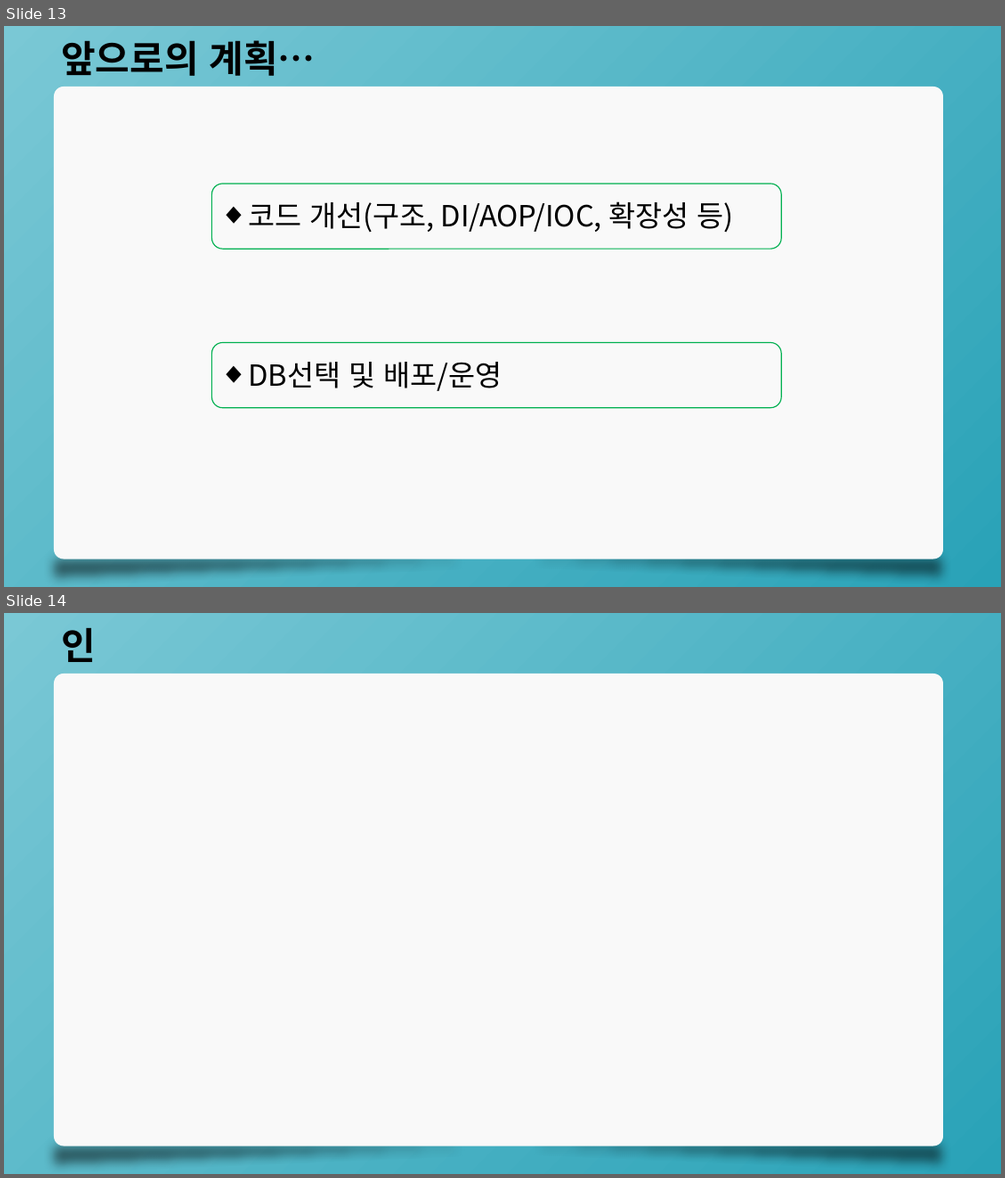
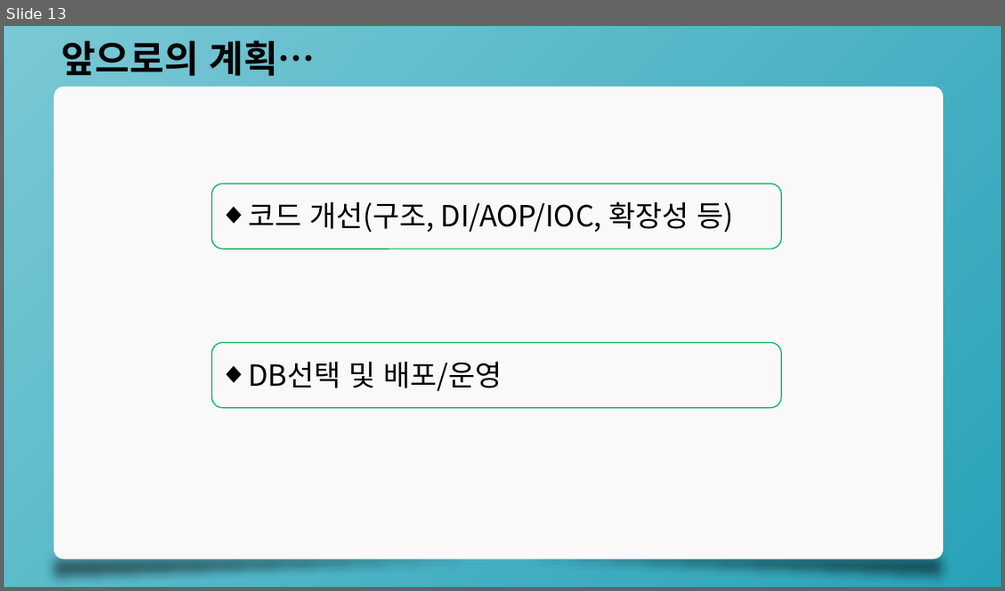
Before and after one commit to minkyu307/MBS_capstone, a slide deck: 201501164_김민규_최종보고서.pptx. Shown one above the other, each under a label of ours: slides 13 and 14 before the commit, slide 13 after it. The pictures are 1005x1178 and 1005x591 pixels, drawn with LibreOffice and Linux fonts; fonts in the diff are those of the drawing. Boxes give left, top, right and bottom in pixels: in the first picture for what was removed or moved away, otherwise in the second. Text is boxed around its words. In the diff, an @@ line names an element or a change of style, - is before the commit and + after.

```diff
--- a/201501164_김민규_최종보고서.pptx
+++ b/201501164_김민규_최종보고서.pptx
@@ slide 14 removed at <box>4,613,1001,1174</box>, background gradient #7AC8D5 to #29A2B7 @@
@@ text removed at <box>61,628,96,662</box> @@
-인
@@ rounded rectangle removed at <box>54,674,943,1146</box> @@
@@ right triangle removed at <box>44,1136,943,1174</box> @@
@@ right triangle removed at <box>53,1135,952,1172</box> @@
```
Also in this commit, not shown: 3 other files.
